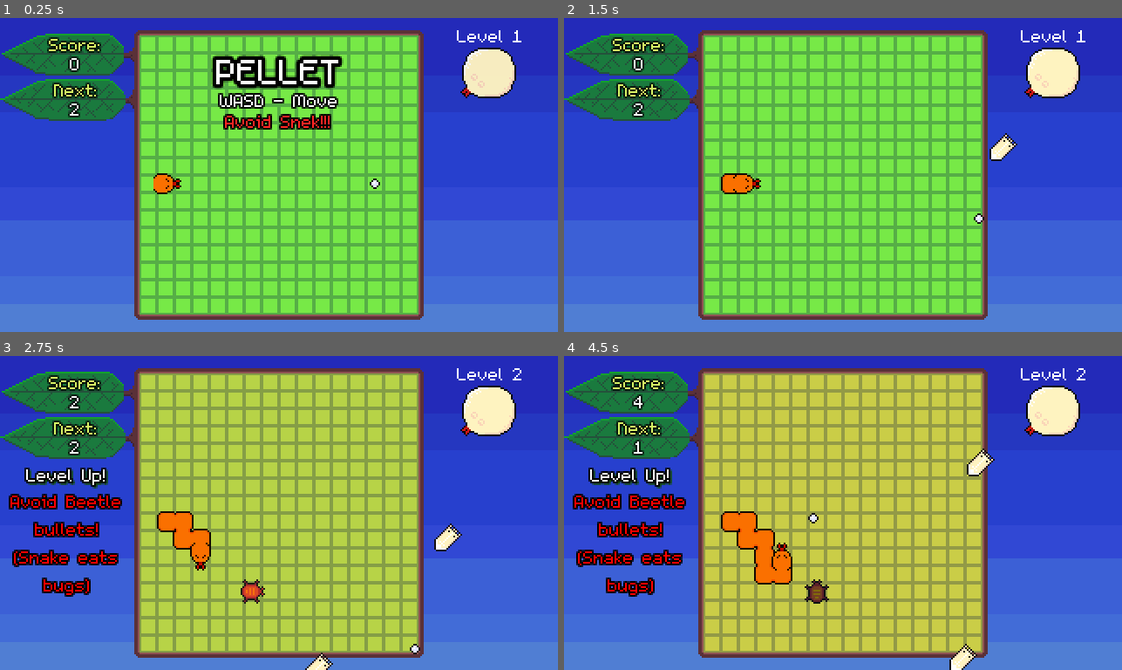
Above: before the commit, frames 1-4 (two rows, left to right).
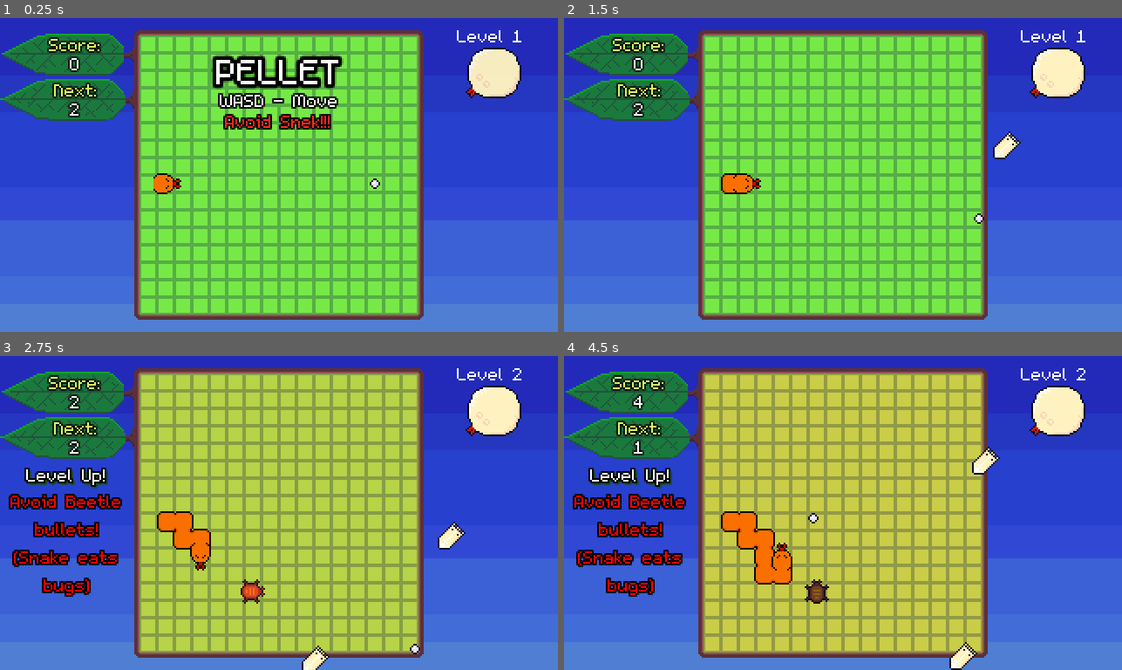
Above: after the commit, the same moments.

Repository: bdunko/Pellet
Game: Godot game, scene res://main.tscn
The game is run twice, just before and just after one commit, with the same random seed, the same clock (stepped at 60 frames per second) and the same inputs.
Inputs:
- Up to frame 1 (0.25 s): no input
- Up to frame 2 (1.5 s): tap Enter at 0.5 s; hold D (right) 0.53-1.28 s; hold S (down) from 1.28 s (still down)
- Up to frame 3 (2.75 s): release S (down) at 2.03 s; hold D (right) from 2.03 s (still down)
- Up to frame 4 (4.5 s): release D (right) at 2.78 s; hold W (up) 2.78-3.53 s; hold A (left) from 3.53 s (still down)

The runs differ from the first frame. In frame 1, 0.6% of the frame differs, in the area x 82-94%, y 9-26%; in frame 2, 0.8%; in frame 3, 1.0%, in the area x 54-94%, y 9-100%; in frame 4, 1.0%.

Commit message:
mooning and snake fix

Diff:
--- a/main.gd
+++ b/main.gd
@@ -20,7 +20,8 @@
 const tips = ["The snake can eat bugs.\nIt can block bullets too!",
  "You can touch the snake's body.\nOnly the head is deadly.",
  "You get some points for surviving.\nBut you get more for making the\nsnake eat other enemies.",
- "If you have the snake eat every enemy,\nyou'll get a score bonus."]
+ "If you have the snake eat every enemy,\nyou'll get a score bonus.",
+ "There's a pretty amazing gimmick if you reach the max level...\nJust saying..."]
 
 var SCORE_TO_COMMENTARY = {
 	0 : "You let it catch you, didn't you..?",
@@ -36,7 +37,7 @@
 #                    -1  5  15  15 15 20 20 20 25 25 25 30 30
 const LEVEL_TIMES = [-1, 2, 2, 2, 2, 2, 2, 2, 2, 2, 2, 2, 2, 2]
 var MAX_LEVEL = LEVEL_TIMES.size()
-var MAX_LEVEL_TIME = 40
+var MAX_LEVEL_TIME = 30
 
 var GRID_COLORS = [null, Color(119/255.0, 233/255.0, 71/255.0), Color(202/255.0, 205/255.0, 71/255.0), Color(181/255.0, 181/255.0, 71/255.0), Color(222/255.0, 181/255.0, 190/255.0),
 Color(113/255.0, 225/255.0, 155/255.0), Color(234/255.0, 226/255.0, 155/255.0), Color(203/255.0, 105/255.0, 145/255.0),
@@ -67,7 +68,7 @@
 var level = 1
 
 const DEFAULT_SPAWN_COUNT = 1
-const MAX_SPAWN_COUNT = 9
+const MAX_SPAWN_COUNT = 15
 var spawn_count = DEFAULT_SPAWN_COUNT
 var enemy_pool = [[BEETLE, BEETLE_SPAWN]]
 const BEETLE = preload("res://beetle.tscn")
@@ -84,9 +85,12 @@
 const MOTH_SPAWN = SpawnMode.GRID
 const SNAKE = preload("res://snake.tscn")
 const SNAKE_SPAWN = SpawnMode.GRID
+const MOON = preload("res://moon.tscn")
+const MOON_SPAWN = SpawnMode.MOON
+const MOON_POSITION = Vector2(283, 32)
 
 enum SpawnMode {
-	GRID, GRID_NO_BORDER, FRAME, BOTTOM
+	GRID, GRID_NO_BORDER, FRAME, BOTTOM, MOON
 }
 
 const SAFE_SPAWN_DIST = 10
@@ -166,6 +170,12 @@
 		queued_bugs.append(bug)
 		call_deferred("_spawn_queued_bugs")
 		return
+	elif spawnmode == SpawnMode.MOON:
+		var moon = enemy.instantiate()
+		moon.position = MOON_POSITION
+		queued_bugs.append(moon)
+		call_deferred("_spawn_queued_bugs")
+		return
 
 var queued_bugs = []
 func _spawn_queued_bugs():
@@ -194,7 +204,7 @@
 		snek.enable()
 		for s in speed:
 			snek.speed_up()
-		snek.ate_bug.connect(_on_snake_ate_bug)
+		snek.ate_bug.connect(on_bug_killed)
 		$Snakes.add_child(snek)
 
 func _update_level():
@@ -210,6 +220,7 @@
 		$NextLevelInfo.next_level(NEXT_LEVEL_TIPS[level])
 
 	# add enemies and stuff
+	# terrible horrible code structure $HACK$
 	var forced_spawns = 0
 	if level == 1:
 		pass
@@ -250,7 +261,8 @@
 		forced_spawns = 2
 		spawn_count += 1 #5
 	elif level == 13: #moon
-		spawn_count += 1 #6
+		_spawn_enemy(MOON, MOON_SPAWN)
+		spawn_count += 1
 		pass
 	elif level >= 14: #challenge
 		$Sky.next_sky() #midnight
@@ -260,6 +272,10 @@
 			forced_spawns = 1
 		if spawn_count < MAX_SPAWN_COUNT:
 			spawn_count += 1
+		if level == 17:
+			_spawn_enemy(MOON, MOON_SPAWN)
+		if level == 20:
+			_spawn_enemy(MOON, MOON_SPAWN)
 	if level >= 2:
 		_spawn_rand_enemies(spawn_count - forced_spawns)
 
@@ -373,7 +389,7 @@
 
 var POINTS_TEXT = preload("res://points.tscn")
 const FULL_CLEAR_BONUS = 10
-func _on_snake_ate_bug(bug_pos):
+func on_bug_killed(bug_pos):
 	score += level * 10
 	var text = POINTS_TEXT.instantiate()
 	text.setup(level * 10)
@@ -390,5 +406,5 @@
 		bonus_text.setup_bonus(full_clear_bonus)
 		bonus_text.position = Vector2(Global.RESOLUTION.x/2 - 50, 15)
 		add_child(bonus_text)
-	if level >= 14 and $Bugs.get_child_count() < 12:
+	if level >= 14 and $Bugs.get_child_count() < 15:
 		_spawn_rand_enemies(1)
--- a/main.tscn
+++ b/main.tscn
@@ -290,7 +290,7 @@
 z_index = 1600
 
 [node name="Moon" parent="Bugs" instance=ExtResource("14_joual")]
-position = Vector2(280, 32)
+position = Vector2(283, 32)
 
 [node name="Snakes" type="Node2D" parent="."]
 
@@ -300,4 +300,4 @@
 [connection signal="timeout" from="NextLevelInfo/Timer" to="NextLevelInfo" method="_on_timer_timeout"]
 [connection signal="dead" from="Pellet" to="." method="_on_pellet_dead"]
 [connection signal="moved" from="Pellet" to="." method="_on_pellet_moved"]
-[connection signal="ate_bug" from="Snakes/Snake" to="." method="_on_snake_ate_bug"]
+[connection signal="ate_bug" from="Snakes/Snake" to="." method="on_bug_killed"]
--- a/moon.gd
+++ b/moon.gd
@@ -25,9 +25,11 @@
 		var bullet = BULLET.instantiate()
 		var pellet_pos = get_parent().get_parent().find_child("Pellet").position
 		var direction = Vector2(pellet_pos.x - position.x, pellet_pos.y - position.y).normalized()
+		bullet.rotation_degrees = position.angle_to(pellet_pos)
 		bullet.setup(position, direction, BULLET_SPEED * get_parent().get_parent().bullet_speed_multiplier, self)
 		bullet.position = position
 		get_parent().get_parent().find_child("Bullets").add_child(bullet)
+		bullet.hit_bug.connect(get_parent().get_parent().on_bug_killed)
 
 func disable():
 	disabled = true
--- a/moon_bullet.gd
+++ b/moon_bullet.gd
@@ -3,6 +3,8 @@
 var bug_owner
 
 var mod_target = 1.0
+
+signal hit_bug
 
 func setup(pos, dir, speed, owned_bug):
 	position = pos
@@ -21,10 +23,9 @@
 
 	move_and_collide(velocity  * delta)
 
-func _on_collide_with_bug(_body):
-	print("bug")
-	pass
-	#maybe something crazy later
+func _on_collide_with_bug(body):
+	body.queue_free()
+	emit_signal("hit_bug", body.position)
 
 func _begin_destroy():
 	mod_target = 0.0
--- a/snake.gd
+++ b/snake.gd
@@ -31,7 +31,7 @@
 
 @onready var BASE_SPEED = 0.5
 const MORE_SPEED = 0.35
-const MOST_SPEED = 0.2
+const MOST_SPEED = 0.23
 
 class Pair:
 	var pos: Vector2
@@ -100,6 +100,10 @@
 		_direction = _dir_to_pellet(grid_pos, pellet_pos)
 		if _direction == Direction.NONE:
 			return
+
+		# $HACK$ - force a right on first move, fixes a graphical glitch
+		if _previous_head_positions.size() == 1:
+			_direction = Direction.RIGHT
 
 		# move according to direction
 		grid_pos += _MOVEMENT_BY_DIR[_direction]
Binary file changed: assets/moon.png
